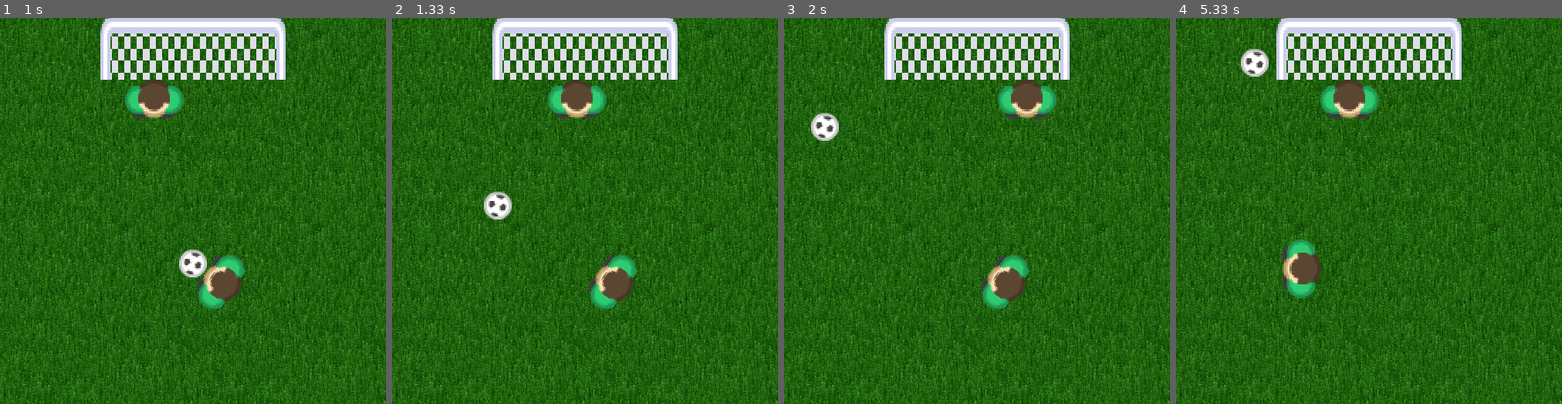
Above: before the commit, frames 1-4 (left to right).
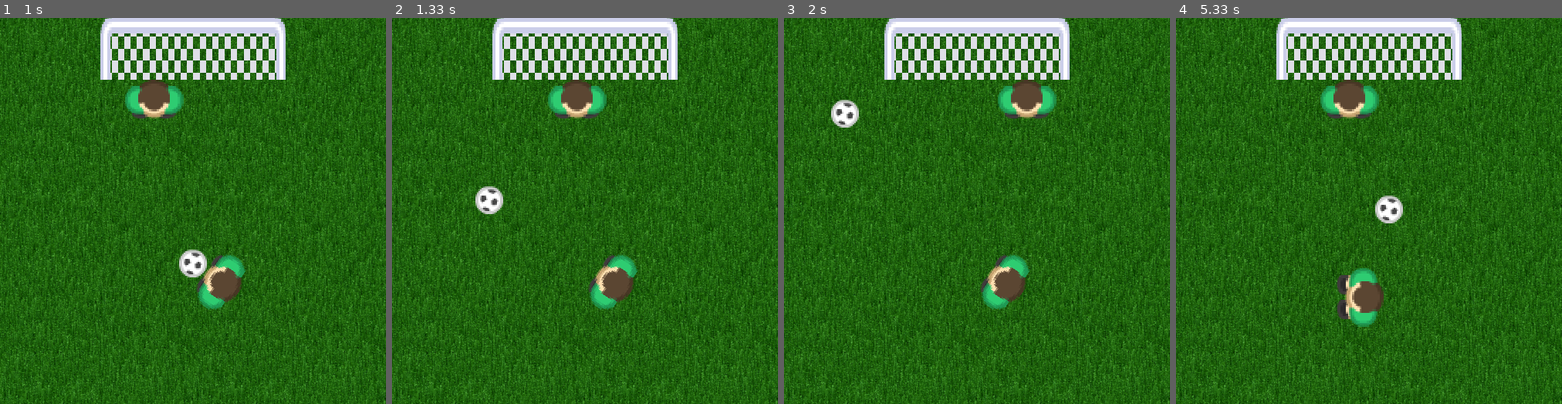
Above: after the commit, the same moments.

Repository: tara-nguyen/PyGame
Game: pygame game, started from MyFirstGameUsingClassesVer3.py
Same seed, same stepped clock (60 frames per second), same inputs: the game is played once before the commit and once after it.
Inputs:
- Up to frame 1 (1 s): hold S 0.33-0.8 s; hold Right 0.33-0.8 s; hold Right from 0.83 s (still down); tap Space at 0.9 s; tap S at 0.98 s
- Up to frame 2 (1.33 s): tap Space at 1.2 s; release Right at 1.3 s
- Up to frame 3 (2 s): hold Up 1.33-1.63 s; tap Space at 1.4 s
- Up to frame 4 (5.33 s): hold Down 4.57-4.93 s; tap Space at 4.63, 5.03 s; hold Left from 4.97 s (still down); tap S at 5.12 s

Frame 1 is identical in both runs. In frame 2, 0.6% of the frame differs, in the area x 21-31%, y 43-53%; in frame 3, 0.8%; in frame 4, 3.5%, in the area x 16-59%, y 8-80%.

Commit message:
Tidy up code
Changes include moving the processMovements() function from the main program to the Game class in the NonplayerClasses module.

Diff:
--- a/MyFirstGameUsingClassesVer3.py
+++ b/MyFirstGameUsingClassesVer3.py
@@ -6,33 +6,7 @@
 import NonplayerClasses as np
 import PlayerClasses as pl
 
-def processMovements():
-    '''This function processes the movements of the ball and of the goalkeeper
-    while the ball is moving.'''
-    # angle (measured in degrees) of the body with respect to the
-    # y-axis pointing downward
-    if goalkeeper.touchedBall:
-        bodyAngle = goalkeeper.getBodyAngle(ball)
-    elif striker.touchedBall:
-        bodyAngle = striker.getBodyAngle(ball)
-    # angle (measured in degrees) at which the ball will move, with
-    # respect to the y-axis pointing up from the current ball center
-    ball.setMovingAngle(random.uniform(bodyAngle-.5, bodyAngle+.5))
-    # initial step size of the ball
-    stepSize = random.uniform(18, 22)
-    ball.setFirstStep(stepSize)
-    ball.moving = True
-    while ball.moving and round(stepSize) > 0:
-        goalkeeper.move(goal.getPosts())   # moves goalkeeper between goal posts
-        goalkeeper.updatePlayer(gkLFootIndex, gkBodyIndex)
-        if ball.checkGoal(goal.getPosts()):   # ball in goal
-            ball.inGoal = True
-        # move ball
-        ball.move(stepSize, goal.getPosts(), (goalkeeper,striker), minDist)
-        # new step size
-        stepSize = math.sqrt(ball.stepX**2 + ball.stepY**2)
-
-pygame.init()   # starts pygame
+pygame.init()   # start pygame
 
 pygame.display.set_caption('My First Game')   # game title
 screenSize = 500, 500   # screen size
@@ -60,16 +34,6 @@
 goalkeeper.blitBody()
 striker.blitBody()
 
-test = pygame.image.load('./ImagesInPyGame/ball.png').convert_alpha()
-test = pygame.transform.scale(test, (6,6))
-corners = striker.getCorners()
-print('final')
-for corner in corners:
-    print(corner)
-    bg.screen.blit(test,corner)
-print()
-print('body start pos:',striker.getStartPos()[2])
-
 gkStartSpeed = goalkeeper.speed   # goalkeeper's initial speed
 
 # list of everything on the screen
@@ -80,7 +44,7 @@
 for player in (goalkeeper, striker):
     allThings.append(player.things[2])   # player's body
 
-# list of those things' positions
+# list of those things' positions at the start of the program
 allPos = [bg.pos] + goal.getPos()
 for player in (goalkeeper, striker):
     allPos += player.getStartPos()[:2]   # player's feet
@@ -92,14 +56,7 @@
 for thing in (ball, goalkeeper, striker):
     thing.allThings, thing.allPos = allThings, allPos
 
-# indexes of the striker's left foot and of his body in the lists
-strikerLFootIndex = allThings.index(striker.lFoot)
-strikerBodyIndex = allThings.index(striker.body)
-# indexes of the striker's left foot and of his body in the lists
-gkLFootIndex = allThings.index(goalkeeper.lFoot)
-gkBodyIndex = allThings.index(goalkeeper.body)
-
-bg.frame   # initializes clock
+bg.frame   # initialize clock
 
 playing = True
 while playing:
@@ -108,7 +65,7 @@
         if event.type == pygame.QUIT:
             playing = False
             pygame.quit()
-            sys.exit()   # prevents getting an error message when quitting
+            sys.exit()   # prevent getting an error message when quitting
 
     striker.moved = False
     ball.inGoal = False
@@ -118,37 +75,40 @@
     if moveType != None:
         striker.move(moveType, direction, ball)
     if pressedKeys[pygame.K_s] == 1:
-        goalkeeper.kickBall(ball, gkLFootIndex, gk=True)
-        striker.kickBall(ball, strikerLFootIndex)
+        goalkeeper.kickBall(ball, gk=True)
+        striker.kickBall(ball)
         # The ball will move if the foot touches it.
         if goalkeeper.touchedBall or striker.touchedBall:
             # nearest distance to the player that the ball can get
             minDist = ball.center[1] + striker.bodyStartCenter[1]
             if goalkeeper.touchedBall:
-                goalkeeper.speed = gkStartSpeed   # resets goalkeeper's speed
-                processMovements()   # ball movement and goalkeeper movement
+                goalkeeper.speed = gkStartSpeed   # reset goalkeeper's speed
+                bg.processMovements(random.uniform(18,22), minDist, ball, goal,
+                                    goalkeeper, striker)
             else:
-                processMovements()   # ball movement and goalkeeper movement
+                bg.processMovements(random.uniform(18,22), minDist, ball, goal,
+                                    goalkeeper, striker)
                 if ball.gkCaught:   # goalkeeper has the ball
                     goalkeeper.speed = 0
                     # goalkeeper kicks the ball back
-                    goalkeeper.kickBall(ball, gkLFootIndex, gk=True)
+                    goalkeeper.kickBall(ball, gk=True)
                     if goalkeeper.touchedBall:
                         # reset goalkeeper's speed
                         goalkeeper.speed = gkStartSpeed
-                        processMovements() # ball movement & goalkeeper movement
+                        bg.processMovements(random.uniform(18,22), minDist,
+                                            ball, goal, goalkeeper, striker)
 
     # If in goal, the ball will be return to its original position after it has
     # stopped moving.
     if ball.inGoal:
         ball.resetBall()
-        goalkeeper.speed = gkStartSpeed   # resets goalkeeper's speed
+        goalkeeper.speed = gkStartSpeed   # reset goalkeeper's speed
 
-    goalkeeper.move(goal.getPosts())   # moves goalkeeper between goal posts
-    goalkeeper.updatePlayer(gkLFootIndex, gkBodyIndex)   # updates player
+    goalkeeper.move(goal.getPosts())   # move goalkeeper between goal posts
+    goalkeeper.updatePlayer()   # update player
 
     if striker.moved:
         # update player
-        striker.updatePlayer(strikerLFootIndex, strikerBodyIndex)
+        striker.updatePlayer()
 
-    bg.updateDisplay()   # updates display to show changes
+    bg.updateDisplay()   # update display to show changes
--- a/NonplayerClasses.py
+++ b/NonplayerClasses.py
@@ -16,7 +16,7 @@
 class Game:
     '''This class is the parent class of Background, Goal, Player, and Ball.
     It has the following methods: __init__, updateDisplay, getFile, loadImage,
-    and processMoveKeys.
+    processMoveKeys, and processMovements.
     To get a brief description of each method, use the following syntax:
         <module name as imported>.Game.<method name>.__doc__'''
     def __init__(self, screenSize):
@@ -26,12 +26,12 @@
         self.screenHeight = screenSize[1]
         self.screen = pygame.display.set_mode(screenSize)
         self.screenCenter = self.screenWidth/2, self.screenHeight/2
-        self.frame = pygame.time.Clock()   # initializes clock
+        self.frame = pygame.time.Clock()   # initialize clock
 
     def updateDisplay(self):
         '''This function updates the display and sets the maximum number of
         frames per second.'''
-        pygame.display.flip()   # updates/clears display
+        pygame.display.flip()   # update/clear display
         self.frame.tick(30)   # maximum number of frames per second
 
     def getFile(self, imageName):
@@ -95,6 +95,32 @@
             moveType = 'to ball'
         return moveType, direction
 
+    def processMovements(self, stepSize, minDist, ball, goal, goalkeeper,
+                         striker):
+        '''This function processes the movements of the ball and of the
+        goalkeeper while the ball is moving.
+        minDist is the nearest distance to the player that the ball can get.'''
+        # angle (measured in degrees) of the body with respect to the
+        # y-axis pointing downward
+        if goalkeeper.touchedBall:
+            bodyAngle = goalkeeper.getBodyAngle(ball)
+        elif striker.touchedBall:
+            bodyAngle = striker.getBodyAngle(ball)
+        # angle (measured in degrees) at which the ball will move, with
+        # respect to the y-axis pointing up from the current ball center
+        ball.setMovingAngle(random.uniform(bodyAngle-.5, bodyAngle+.5))
+        ball.setFirstStep(stepSize)   # initial step size
+        ball.moving = True
+        while ball.moving and round(stepSize) > 0:
+            goalkeeper.move(goal.getPosts())   # move goalkeeper between goal posts
+            goalkeeper.updatePlayer()
+            if ball.checkGoal(goal.getPosts()):   # ball in goal
+                ball.inGoal = True
+            # move ball
+            ball.move(stepSize, goal.getPosts(), (goalkeeper,striker), minDist)
+            # new step size
+            stepSize = math.sqrt(ball.stepX**2 + ball.stepY**2)
+
 class Background(Game):
     '''This class is a child class of Game and has three methods: __init__,
     load, and blit.
@@ -102,8 +128,8 @@
         <module name as imported>.Background.<method name>.__doc__'''
     def __init__(self, screenSize):
         '''This function initializes the class and sets its core attributes.'''
-        Game.__init__(self, screenSize)   # initializes the parent class
-        self.grass = None   # contains nothing
+        Game.__init__(self, screenSize)   # initialize the parent class
+        self.grass = None   # contain nothing
 
     def load(self, imageName):
         '''This function loads the background image into PyGame.'''
@@ -123,7 +149,7 @@
         <module name as imported>.Goal.<method name>.__doc__'''
     def __init__(self, screenSize):
         '''This function initializes the class and sets its core attributes.'''
-        Game.__init__(self, screenSize)   # initializes the parent class
+        Game.__init__(self, screenSize)   # initialize the parent class
         self.left = None
         self.middle = None
         self.right = None
@@ -219,8 +245,8 @@
         <module name as imported>.Ball.<method name>.__doc__'''
     def __init__(self, screenSize):
         '''This function initializes the class and sets its core attributes.'''
-        Game.__init__(self, screenSize)   # initializes the parent class
-        self.ball = None   # contains nothing
+        Game.__init__(self, screenSize)   # initialize the parent class
+        self.ball = None   # contain nothing
         self.diameter = 36
         self.moving = False
         self.hittingPlayer = False
@@ -330,14 +356,14 @@
                 if right < goalPosts[0] and self.stepX < right - goalPosts[0]:
                     # left of left goal post and moving right
                     self.setFinalStep1('x', right-goalPosts[0])
-                if left > goalPosts[1] and self.stepX > left - goalPosts[1]:
+                elif left > goalPosts[1] and self.stepX > left - goalPosts[1]:
                     # right of right goal post and moving left
                     self.setFinalStep1('x', left-goalPosts[1])
-                if left > goalPosts[0] + goalPosts[2] and \
+                elif left > goalPosts[0] + goalPosts[2] and \
                    self.stepX > left - (goalPosts[0] + goalPosts[2]):
                     # right of left goal post and moving left
                     self.setFinalStep1('x', left-(goalPosts[0]+goalPosts[2]))
-                if right < goalPosts[1] - goalPosts[2] and \
+                elif right < goalPosts[1] - goalPosts[2] and \
                    self.stepX < right - (goalPosts[1] - goalPosts[2]):
                     # left of right goal post and moving right
                     self.setFinalStep1('x', right-(goalPosts[1]-goalPosts[2]))
@@ -414,11 +440,11 @@
             if right == goalPosts[0] or right == goalPosts[1] - goalPosts[2]:
                 # ball hit the goal post right at the corner
                 if self.stepX < 0:   # ball moving to the right
-                    self.bounceBack('x')   # bounces back in the x direction
+                    self.bounceBack('x')   # bounce back in the x direction
             elif left == goalPosts[1] or left == goalPosts[1] - goalPosts[2]:
                 # ball hit the goal post right at the corner
                 if self.stepX > 0:   # ball moving to the left
-                    self.bounceBack('x')   # bounces back in the x direction
+                    self.bounceBack('x')   # bounce back in the x direction
             else:
                 self.bounceBack('y')   # ball bouncing back in the y direction
         # return True if the step size has been modified
@@ -443,16 +469,16 @@
             # pointing downward
             dist, angle = line.getParams(pCenterPos,
                                          self.getCenterPos())[2:4]
-            # current step size and rate of moving
+            # current step size
             stepX, stepY = self.getStep()
-            rate = math.sqrt(stepX**2 + stepY**2)
+            stepDiag = math.sqrt(stepX**2 + stepY**2)   # travel distance
             # new coordinates of the ball center if the ball moves with the
             # current step size
             newCenterPos = (self.getCenterPos()[0]-stepX,
                             self.getCenterPos()[1]-stepY)
             # new distance from ball to the player's body center
             newDist = line.getParams(pCenterPos, newCenterPos)[2]
-            if newDist < dist and dist > minDist and rate > dist - minDist:
+            if newDist < dist and dist > minDist and stepDiag > dist - minDist:
                 # ball about to hit player --> set final step size
                 stepX, stepY = move.setDiagStep(stepX, stepY,
                                                 maxDist=dist-minDist+.2)
@@ -465,7 +491,7 @@
                 print('\nhit')
                 if angleDiff >= 120 and angleDiff <= 240:
                     # ball hits the front of the player's body
-                    self.setStep(0, 0)   # stops moving
+                    self.setStep(0, 0)   # stop moving
                     if player == players[0]:   # goalkeeper has the ball
                         self.gkCaught = True
                     break
@@ -503,7 +529,7 @@
             self.updateBall()
             if self.stepX * stepX > 0 and self.stepY * stepY > 0:
                 self.hittingPlayer = True   # ball about to hit player
-                self.setStep(stepX, stepY)   # resets step size
+                self.setStep(stepX, stepY)   # reset step size
         if self.moving and not self.hittingPlayer:
             print('moving')
             stepX, stepY = self.getStep()   # current step size
@@ -526,7 +552,7 @@
                                   self.getCenterPos()[1]-self.stepY)
                 # update ball position and update display to show movement
                 self.updateBall()
-            self.decrementStep()   # decrements step size
+            self.decrementStep()   # decrement step size
 
     def resetBall(self):
         '''This function puts the ball at its original position after the
--- a/PlayerClasses.py
+++ b/PlayerClasses.py
@@ -20,8 +20,8 @@
         <module name as imported>.Player.<method name>.__doc__'''
     def __init__(self, screenSize):
         '''This function initializes the class and sets its core attributes.'''
-        np.Game.__init__(self, screenSize)   # initializes the parent class
-        self.lFoot = None   # contains nothing
+        np.Game.__init__(self, screenSize)   # initialize the parent class
+        self.lFoot = None   # contain nothing
         self.rFoot = None
         self.body = None
         self.strongFoot = random.choice(['lFoot', 'rFoot'])
@@ -76,7 +76,7 @@
         self.setCenterPos('rFoot', self.getCenterPos()[1][0]+moveX,
                           self.getCenterPos()[1][1]+moveY)
         self.setMovingRotation(self.startRot)
-        self.feetToFront()   # moves feet to front of body
+        self.feetToFront()   # move feet to front of body
         # new positions at which the feet will be drawn
         self.lFootStartPos = (self.getCenterPos()[0][0]-self.getCenter()[0][0],
                               self.getCenterPos()[0][1]-self.getCenter()[0][1])
@@ -335,15 +335,18 @@
                 # player facing the wrong direction --> move feet to front
                 self.feetToFront()
 
-    def updatePlayer(self, lFootIndex, bodyIndex):
+    def updatePlayer(self):
         '''This function updates the positions and rotations of both the body
-        and the feet.
-        lFootIndex and bodyIndex are the indexes of the left foot and of the
-        body, respectively, in the list of everything on the screen.'''
+        and the feet.'''
         moved = (self.lFoot, self.rFoot, self.body,
                  self.footStart, self.footStart, self.bodyStart)
         # new coordinates of the centers of the feet and the body
         newCenterPos = self.getCenterPos()
+        # indexes of the left foot and of the body in the list of
+        # everything on the screen
+        lFootIndex = self.allThings.index(self.lFoot)
+        bodyIndex = self.allThings.index(self.body)
+        # update images on the screen
         move.update(self.screen, self.allThings, self.allPos, moved,
                     newCenterPos, rotate=(self.getMovingRotation(),)*3)
         self.lFoot, self.rFoot = self.allThings[lFootIndex:lFootIndex+2]
@@ -351,16 +354,17 @@
         # new center points
         self.footCenter, self.bodyCenter = self.getCenter()
 
-    def updateFeet(self, foot, newCenterPos, rotate, lFootIndex):
+    def updateFeet(self, foot, newCenterPos, rotate):
         '''This function updates the positions and rotations of only the feet.
-        newCenterPos is a tuple/list of the new coordinates of the center of
-        each foot.
-        rotate is a tuple/list of the angles (measured in degrees) by which
+        newCenterPos is a tuple/list of the new coordinates of the center
+        of each foot.
+        rotate is an array of the angles (measured in degrees) by which
         the rotations of the feet have changed from those at the start of
-        the program.
-        lFootIndex is the index of the left foot in the list of everything on
-        the screen.'''
+        the program.'''
         moved = self.lFoot, self.rFoot, self.footStart, self.footStart
+        # index of the left foot in the list of everything on the screen
+        lFootIndex = self.allThings.index(self.lFoot)
+        # update images on the screen
         move.update(self.screen, self.allThings, self.allPos, moved,
                     newCenterPos, rotate)
         self.lFoot, self.rFoot = self.allThings[lFootIndex:lFootIndex+2]
@@ -387,10 +391,8 @@
             else:
                 return self.strongFoot, self.getCenterPos()[1], rFootToBall
 
-    def kickBall(self, ball, lFootIndex, gk=False):
+    def kickBall(self, ball, gk=False):
         '''This function moves one of the feet to kick the ball.
-        lFootIndex is the indexes of the left foot in the list of
-        everything on the screen.
         gk indicates whether or not the player is the goalkeeper.
         If he is, he only kicks the ball when it's nearby. If not,
         he only kicks the ball when the goalkeeper doesn't have it.'''
@@ -422,17 +424,16 @@
             else:
                 newCenterPos = self.getCenterPos()[0], newKFootCenterPos
                 rotate = currentRot, kFootRotate
-            self.updateFeet(kickingFoot, newCenterPos, rotate, lFootIndex)
+            self.updateFeet(kickingFoot, newCenterPos, rotate)
             self.updateDisplay()
-            pygame.time.wait(100)   # pauses program for 100 ms
+            pygame.time.wait(100)   # pause program for 100 ms
             # bring foot back to its position and rotation before the kick
             if kickingFoot == 'lFoot':   # left foot is the kicking foot
                 newCenterPos = kFootCenterPos, self.getCenterPos()[1]
             else:   # right foot is the kicking foot
                 newCenterPos = self.getCenterPos()[0], kFootCenterPos
             # update foot position to show movement
-            self.updateFeet(kickingFoot, newCenterPos, (currentRot,)*2,
-                            lFootIndex)
+            self.updateFeet(kickingFoot, newCenterPos, (currentRot,)*2)
 
 class Goalkeeper(Player):
     '''This class is a child class of Player and has the following methods:
@@ -441,7 +442,7 @@
         <module name as imported>.Goalkeeper.<method name>.__doc__'''
     def __init__(self, screenSize):
         '''This function initializes the class and sets its core attributes.'''
-        Player.__init__(self, screenSize)   # initializes the parent class
+        Player.__init__(self, screenSize)   # initialize the parent class
         # body position and rotation at the start of the program
         self.bodyStartPosX = (self.screenWidth - 76) / 2
         self.bodyStartPosY = 80
@@ -461,10 +462,10 @@
         rEndPoint = goalPosts[1]-goalPosts[2]-self.getCenter()[1][0]
         if self.direction == 1:   # playing is moving to the right
             if self.getCenterPos()[2][0] >= rEndPoint:   # reached right post
-                self.direction = -1   # changes direction
+                self.direction = -1   # change direction
         else:   # player is moving left
             if self.getCenterPos()[2][0] <= lEndPoint:   # reached left post
-                self.direction = 1   # changes direction
+                self.direction = 1   # change direction
         # move player
         self.setCenterPos('body',
                           self.getCenterPos()[2][0]+self.speed*self.direction,
@@ -483,7 +484,7 @@
         <module name as imported>.Outfielder.<method name>.__doc__'''
     def __init__(self, screenSize):
         '''This function initializes the class and sets its core attributes.'''
-        Player.__init__(self, screenSize)   # initializes the parent class
+        Player.__init__(self, screenSize)   # initialize the parent class
         # body position and rotation at the start of the program
         self.bodyStartPosX = random.uniform(20, self.screenWidth-96)
         self.bodyStartPosY = random.uniform(self.screenHeight-150,
Not shown, changed: README.md
